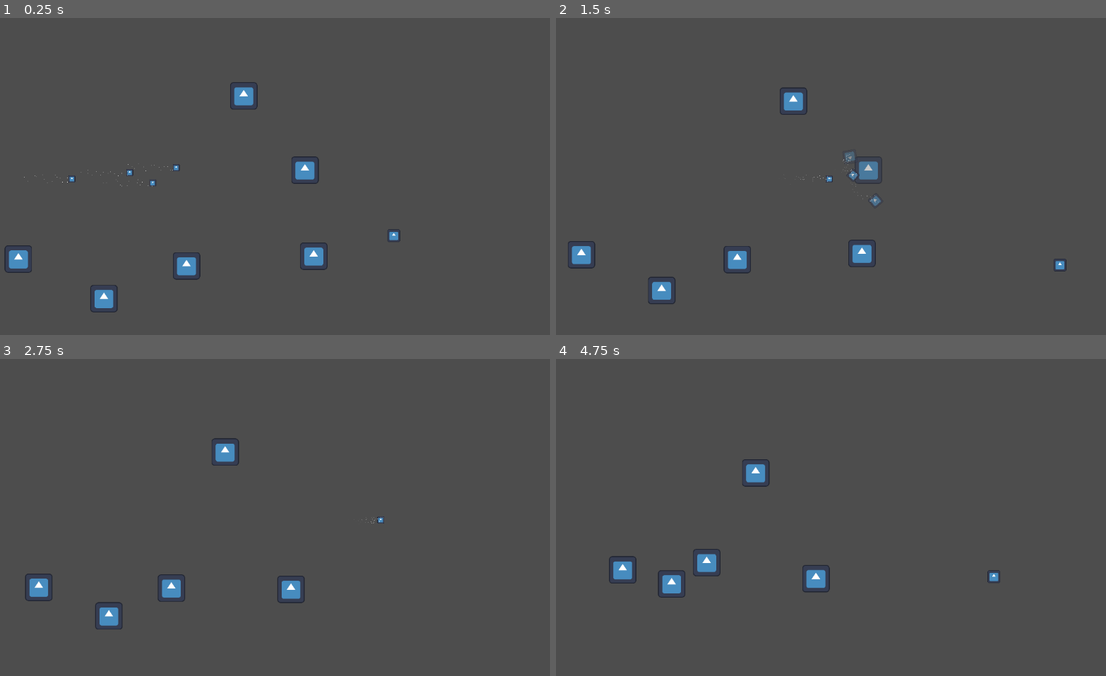
Above: before the commit, frames 1-4 (two rows, left to right).
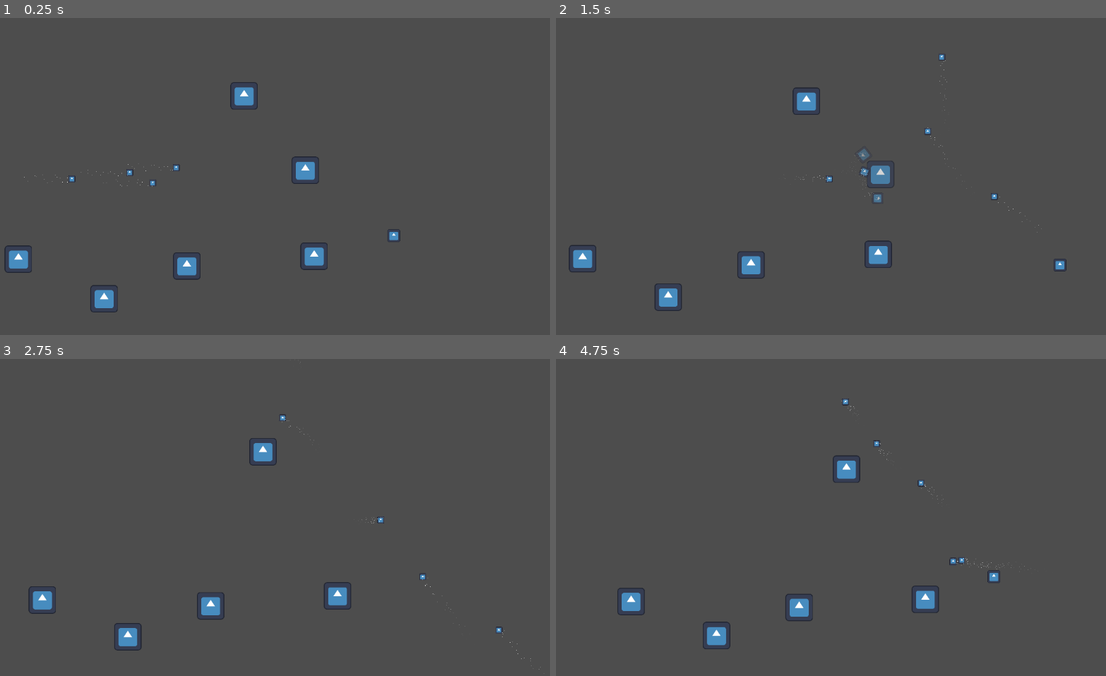
Above: after the commit, the same moments.

Repository: volffili/ldjam51
Game: Godot game, scene res://game.tscn
Two runs of this game, one before a commit and one after it. Both use one fixed random seed, a clock stepped at 60 frames per second and the inputs below. The engine's default icon, where the game draws it, is replaced by a stand-in: a white triangle on a blue panel in a dark square.
Inputs (mouse positions are in pixels of both pictures, inside the frame that each line leads up to):
- Up to frame 1 (0.25 s): no input
- Up to frame 2 (1.5 s): move the mouse to (946, 160) at 0.52 s; press the mouse at (946, 160) at 0.53 s; hold D (right) 0.53-1.28 s; move the mouse to (710, 192) at 1.27 s; release the mouse at (710, 192) at 1.28 s; hold S (down) from 1.28 s (still down); click (710, 192) at 1.35 s
- Up to frame 3 (2.75 s): move the mouse to (324, 447) at 2.02 s; release S (down) at 2.03 s; press the mouse at (324, 447) at 2.03 s; hold D (right) from 2.03 s (still down)
- Up to frame 4 (4.75 s): move the mouse to (798, 580) at 2.77 s; release D (right) at 2.78 s; release the mouse at (798, 580) at 2.78 s; hold W (up) 2.78-3.53 s; click (798, 580) at 2.85 s; move the mouse to (990, 565) at 3.52 s; press the mouse at (990, 565) at 3.53 s; hold A (left) from 3.53 s (still down); move the mouse to (655, 469) at 4.27 s; release the mouse at (655, 469) at 4.28 s; click (655, 469) at 4.35 s

The runs differ from the first frame. In frame 1, 0.1% of the frame differs, in the area x 1-59%, y 20-93%; in frame 2, 2.4%; in frame 3, 2.6%; in frame 4, 2.8%, in the area x 9-86%, y 12-92%.

Commit message:
Shooting

Diff:
--- a/game.tscn
+++ b/game.tscn
@@ -1,12 +1,11 @@
-[gd_scene load_steps=4 format=3 uid="uid://bahkgg6ob7qhb"]
+[gd_scene load_steps=5 format=3 uid="uid://bahkgg6ob7qhb"]
 
-[ext_resource type="PackedScene" path="res://enemy.tscn" id="1_ku7ml"]
-[ext_resource type="PackedScene" uid="uid://cxmnvkr3liji2" path="res://player.tscn" id="2_c2ayt"]
 [ext_resource type="PackedScene" uid="uid://2slefh3k5bgm" path="res://enemy.tscn" id="1_ku7ml"]
+[ext_resource type="PackedScene" uid="uid://b0r601lgnn2yv" path="res://player.tscn" id="2_c2ayt"]
 [ext_resource type="PackedScene" uid="uid://c4x181naf4jx2" path="res://shot.tscn" id="2_udiyk"]
 
 [sub_resource type="CircleShape2D" id="CircleShape2D_qwfva"]
-radius = 2521.48
+radius = 19937.1
 
 [node name="Game" type="Node2D"]
 
@@ -28,8 +27,10 @@
 [node name="Enemy6" parent="." instance=ExtResource("1_ku7ml")]
 position = Vector2(527, 159)
 
-[node name="Area2d" type="Area2D" parent="."]
-position = Vector2(287, 355)
+[node name="player" parent="." instance=ExtResource("2_c2ayt")]
+position = Vector2(833, 445)
+
+[node name="Area2d" type="Area2D" parent="player"]
 collision_layer = 0
 collision_mask = 2
 gravity_space_override = 1
@@ -38,11 +39,10 @@
 gravity_direction = Vector2(0, 0)
 gravity = 20.0
 
-[node name="CollisionShape2d" type="CollisionShape2D" parent="Area2d"]
+[node name="CollisionShape2d" type="CollisionShape2D" parent="player/Area2d"]
 shape = SubResource("CircleShape2D_qwfva")
+metadata/_edit_lock_ = true
 
-[node name="player" parent="." instance=ExtResource("2_c2ayt")]
-position = Vector2(833, 445)
 [node name="Shot" parent="." instance=ExtResource("2_udiyk")]
 position = Vector2(184, 316)
 
--- a/player.gd
+++ b/player.gd
@@ -1,6 +1,9 @@
 extends CharacterBody2D
 
+var shot_scene = preload("res://shot.tscn")
 const SPEED = 300.0
+const RELOAD_TIME = 0.3
+var reload_time_left = 0
 
 func _physics_process(delta):
 	# Get the input direction and handle the movement/deceleration.
@@ -14,3 +17,15 @@
 		velocity.y = move_toward(velocity.y, 0, SPEED)
 
 	move_and_slide()
+
+func _process(delta):
+	reload_time_left -= delta
+	if Input.is_action_pressed("shoot") and reload_time_left <= 0:
+		shoot()
+		reload_time_left = RELOAD_TIME
+
+func shoot():
+	var shot = shot_scene.instantiate()
+	shot.position = position
+	get_parent().add_child(shot)
+	shot.shoot(get_viewport().get_mouse_position() - global_position)
--- a/player.tscn
+++ b/player.tscn
@@ -14,5 +14,4 @@
 texture = ExtResource("2_nqfcf")
 
 [node name="CollisionShape2d" type="CollisionShape2D" parent="."]
-scale = Vector2(1, 1)
 shape = SubResource("CircleShape2D_wu6a8")
--- a/project.godot
+++ b/project.godot
@@ -37,6 +37,12 @@
 "events": [Object(InputEventKey,"resource_local_to_scene":false,"resource_name":"","device":0,"window_id":0,"alt_pressed":false,"shift_pressed":false,"ctrl_pressed":false,"meta_pressed":false,"pressed":false,"keycode":0,"physical_keycode":83,"unicode":0,"echo":false,"script":null)
 ]
 }
+shoot={
+"deadzone": 0.5,
+"events": [Object(InputEventMouseButton,"resource_local_to_scene":false,"resource_name":"","device":-1,"window_id":0,"alt_pressed":false,"shift_pressed":false,"ctrl_pressed":false,"meta_pressed":false,"button_mask":0,"position":Vector2(0, 0),"global_position":Vector2(0, 0),"factor":1.0,"button_index":1,"pressed":false,"double_click":false,"script":null)
+]
+}
+
 [layer_names]
 
 2d_physics/layer_1="Player"
--- a/shot.gd
+++ b/shot.gd
@@ -1,6 +1,11 @@
 extends RigidBody2D
 
 var damage = 10
+var speed = 500
+
+func shoot(direction):
+	linear_velocity = direction.normalized() * speed
+	$GpuParticles2d.rotation = direction.angle()
 
 func _on_shot_body_entered(body):
 	body.hit(damage)
--- a/shot.tscn
+++ b/shot.tscn
@@ -64,6 +64,18 @@
 "update": 0,
 "values": [Color(1, 1, 1, 1), Color(1, 1, 1, 0)]
 }
+tracks/3/type = "value"
+tracks/3/imported = false
+tracks/3/enabled = true
+tracks/3/path = NodePath("GpuParticles2d:modulate")
+tracks/3/interp = 1
+tracks/3/loop_wrap = true
+tracks/3/keys = {
+"times": PackedFloat32Array(0, 1),
+"transitions": PackedFloat32Array(1, 1),
+"update": 0,
+"values": [Color(1, 1, 1, 1), Color(1, 1, 1, 0)]
+}
 
 [sub_resource type="Animation" id="Animation_o1f60"]
 length = 0.001
@@ -86,6 +98,18 @@
 tracks/1/interp = 1
 tracks/1/loop_wrap = true
 tracks/1/keys = {
+"times": PackedFloat32Array(0),
+"transitions": PackedFloat32Array(1),
+"update": 0,
+"values": [Color(1, 1, 1, 1)]
+}
+tracks/2/type = "value"
+tracks/2/imported = false
+tracks/2/enabled = true
+tracks/2/path = NodePath("GpuParticles2d:modulate")
+tracks/2/interp = 1
+tracks/2/loop_wrap = true
+tracks/2/keys = {
 "times": PackedFloat32Array(0),
 "transitions": PackedFloat32Array(1),
 "update": 0,
@@ -144,7 +168,7 @@
 [node name="GpuParticles2d" type="GPUParticles2D" parent="."]
 amount = 30
 lifetime = 0.5
-trail_length_secs = 0.1
+visibility_rect = Rect2(-200, -200, 400, 400)
 process_material = SubResource("ParticleProcessMaterial_l6wnk")
 
 [connection signal="body_entered" from="." to="." method="_on_shot_body_entered"]
Not shown: 1 places in player.tscn that only renumber resources
